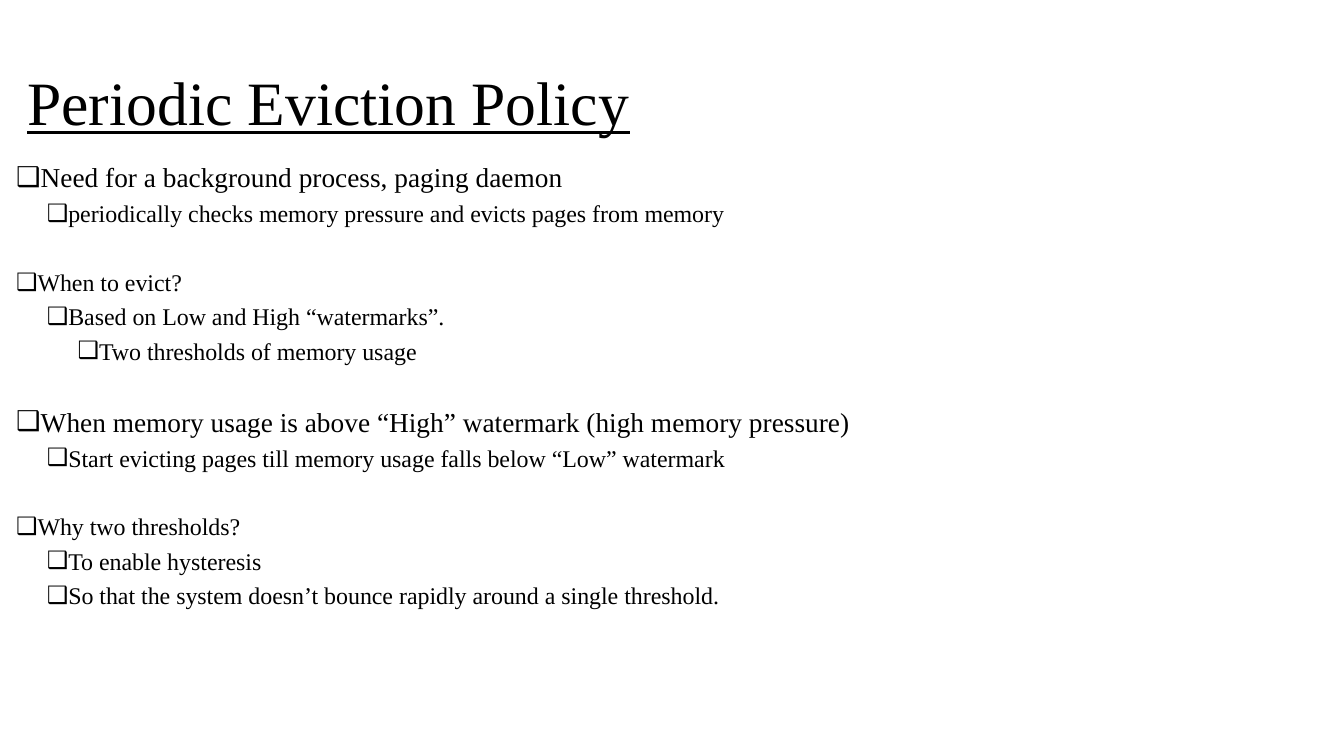
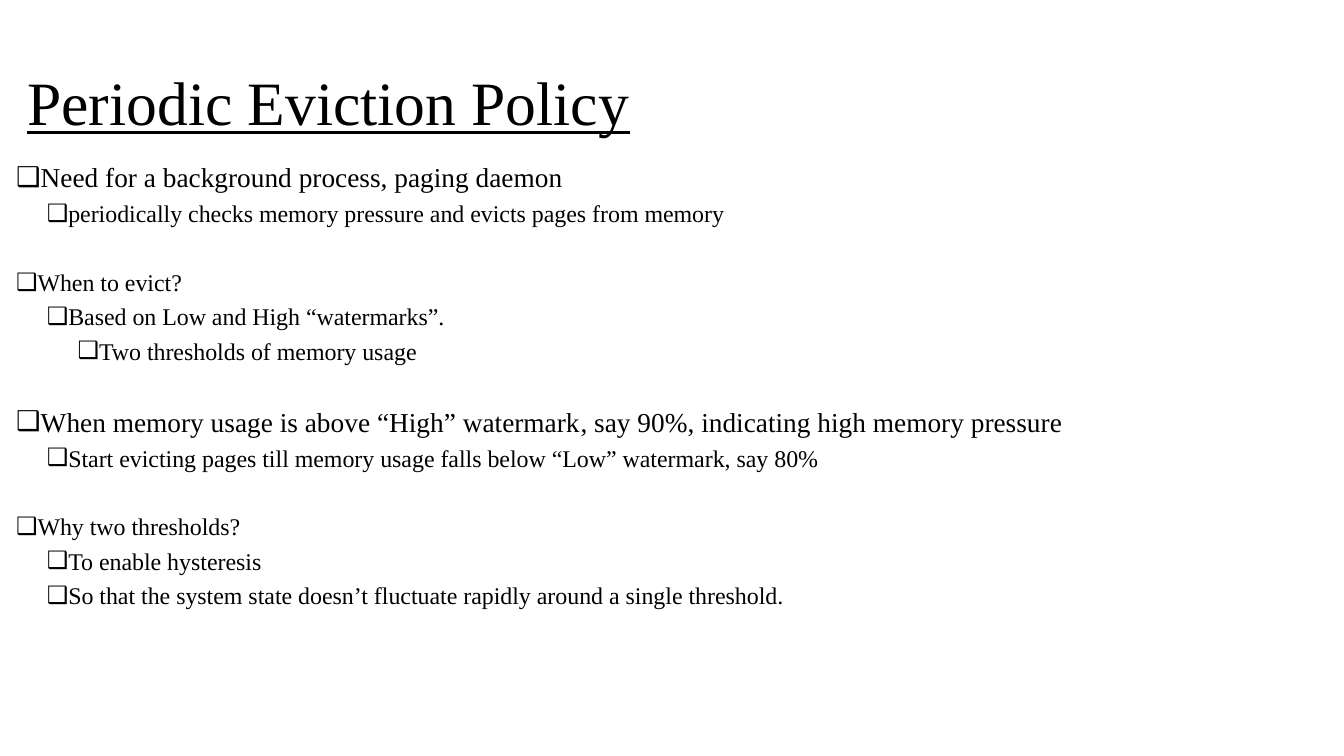
Before and after one commit to oscourse/oscourse.github.io, a slide deck: slide 19 of slides/page_replacement.pptx. Drawn at 1344x756 pixels with LibreOffice and Linux fonts; fonts in the diff are those of the drawing. Boxes give left, top, right and bottom in pixels: in the first picture for what was removed or moved away, otherwise in the second. Text is boxed around its words. In the diff, an @@ line names an element or a change of style, - is before the commit and + after.

```diff
--- a/slides/page_replacement.pptx
+++ b/slides/page_replacement.pptx
@@ text at [41,413,1062,472]: text changed @@
-❑ When memory usage is above “High” watermark (high memory pressure)
-  ❑ Start evicting pages till memory usage falls below “Low” watermark
+❑ When memory usage is above “High” watermark, say 90%, indicating high memory pressure
+  ❑ Start evicting pages till memory usage falls below “Low” watermark, say 80%
@@ text at [68,587,784,609]: text changed @@
-  ❑ So that the system doesn’t bounce rapidly around a single threshold.
+  ❑ So that the system state doesn’t fluctuate rapidly around a single threshold.
```
Also in this commit, not shown: 2 other slides changed, 1 other file.
